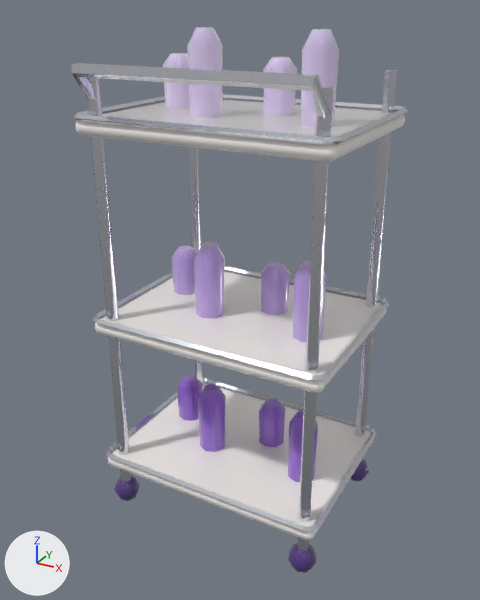
A saved change to the glTF model public/assets/interiors/salao/trolley_salon.glb.
One viewpoint serves both versions: a 50 mm lens placed at (0.602, -1.115, 1.046), pointed at (-0.003, -0.016, 0.497). Every picture has the same lights, and +X, +Y and +Z are marked at lower left. The older version comes first.

Names of what the first picture shows: 'trolley_salon'.
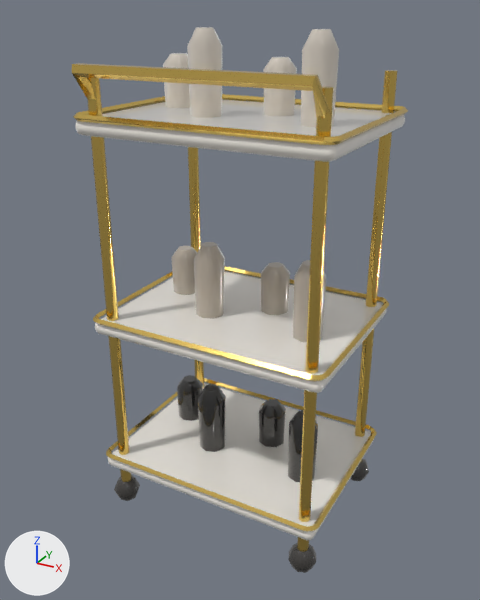
Changed parts and their boxes (x1, y1, x2, y2) in the pictures (480 x 600 px):
'trolley_salon', recoloured: (72, 27, 408, 573) in both

Patch to the scene script:
```diff
--- a/public/assets/interiors/salao/trolley_salon.glb.py
+++ b/public/assets/interiors/salao/trolley_salon.glb.py
@@ mat_trim_014 @@
 mat_trim_014 = principled_material('trim.014')
-mat_trim_014.base_color = (0.768, 0.791, 0.855)  # white #e3e6ee
+mat_trim_014.base_color = (0.888, 0.624, 0.156)  # yellow #f2cf6e
 mat_trim_014.metallic = 1.0
@@ mat_deep_014 @@
 mat_deep_014 = principled_material('deep.014')
-mat_deep_014.base_color = (0.0782, 0.0343, 0.216)  # purple #4f3480
+mat_deep_014.base_color = (0.0437, 0.0395, 0.0356)  # dark grey #3b3835
 mat_deep_014.roughness = 0.12
@@ mat_accent2_014 @@
 mat_accent2_014 = principled_material('accent2.014')
-mat_accent2_014.base_color = (0.296, 0.12, 0.672)  # purple #9461d6
+mat_accent2_014.base_color = (0.0242, 0.0232, 0.0222)  # black #2b2a29
 mat_accent2_014.roughness = 0.08
@@ mat_base_014 @@
 mat_base_014 = principled_material('base.014')
-mat_base_014.base_color = (0.533, 0.376, 0.823)  # purple #c1a5ea
+mat_base_014.base_color = (0.485, 0.423, 0.347)  # grey #b9ae9f
 mat_base_014.roughness = 0.18
@@ mat_soft_014 @@
 mat_soft_014 = principled_material('soft.014')
-mat_soft_014.base_color = (0.745, 0.631, 0.939)  # purple #e0d0f8
+mat_soft_014.base_color = (0.687, 0.624, 0.539)  # pale yellow #d8cfc2
 mat_soft_014.roughness = 0.1
```
